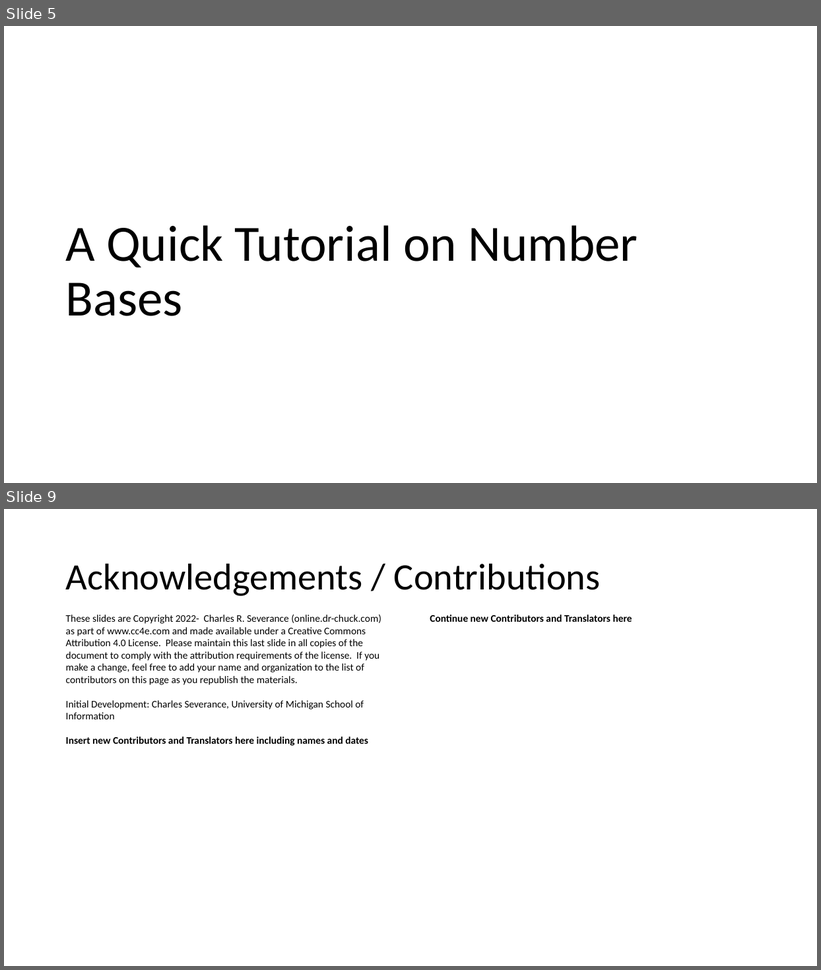
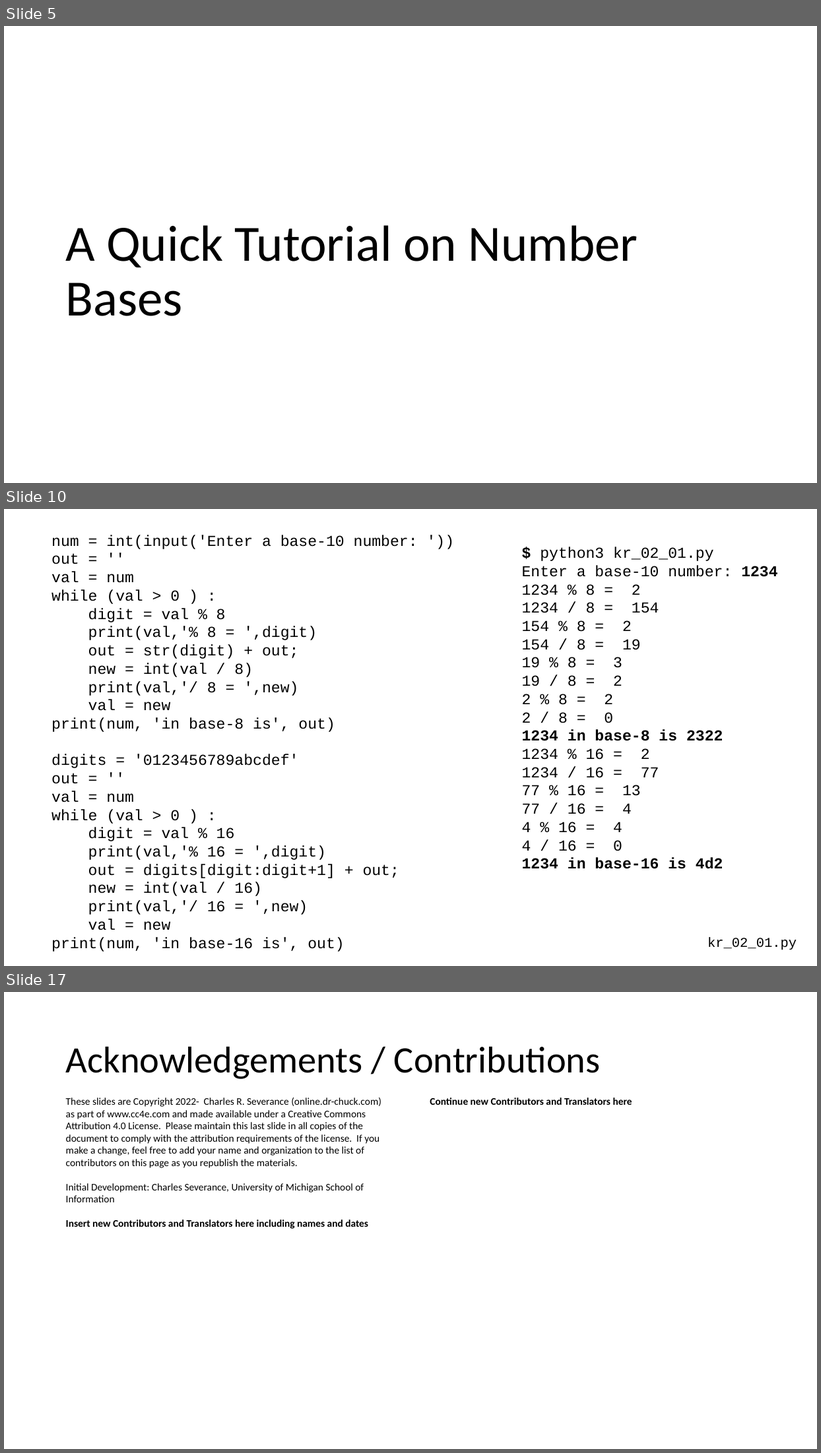
Before and after one commit to csev/cc4e, a slide deck: lectures/KR-2.pptx. Shown one above the other, each under a label of ours: slides 5 and 9 before the commit, slides 5, 10 and 17 after it; the slides between them are not shown. The pictures are 821x970 and 821x1453 pixels, drawn with LibreOffice and Linux fonts; fonts in the diff are those of the drawing. Boxes give left, top, right and bottom in pixels: in the first picture for what was removed or moved away, otherwise in the second. Text is boxed around its words. In the diff, an @@ line names an element or a change of style, - is before the commit and + after.

```diff
--- a/lectures/KR-2.pptx
+++ b/lectures/KR-2.pptx
@@ slide 10 added at [4, 509, 817, 966], background #FFFFFF @@
@@ text added at [52, 535, 418, 952], 18 pt, text #000000 @@
+num = int(input('Enter a base-10 number: '))
+out = ''
+val = num
+while (val > 0 ) :
+digit = val % 8
+print(val,'% 8 = ',digit)
+out = str(digit) + out;
+new = int(val / 8)
+print(val,'/ 8 = ',new)
+val = new
+print(num, 'in base-8 is', out)
+digits = '0123456789abcdef'
+out = ''
+val = num
+while (val > 0 ) :
+digit = val % 16
+print(val,'% 16 = ',digit)
+out = digits[digit:digit+1] + out;
+new = int(val / 16)
+print(val,'/ 16 = ',new)
+val = new
+print(num, 'in base-16 is', out)
@@ text added at [522, 547, 778, 869], 18 pt, text #000000 @@
+$ python3 kr_02_01.py
+Enter a base-10 number: 1234
+1234 % 8 = 2
+1234 / 8 = 154
+154 % 8 = 2
+154 / 8 = 19
+19 % 8 = 3
+19 / 8 = 2
+2 % 8 = 2
+2 / 8 = 0
+1234 in base-8 is 2322
+1234 % 16 = 2
+1234 / 16 = 77
+77 % 16 = 13
+77 / 16 = 4
+4 % 16 = 4
+4 / 16 = 0
+1234 in base-16 is 4d2
@@ text added at [708, 937, 797, 951], 16 pt, text #000000 @@
+kr_02_01.py
@@ what was slide 9 is now slide 17 @@
```
Also in this commit, not shown: 2 slides changed, 8 other slides added, 1 slide removed, 1 other file.
